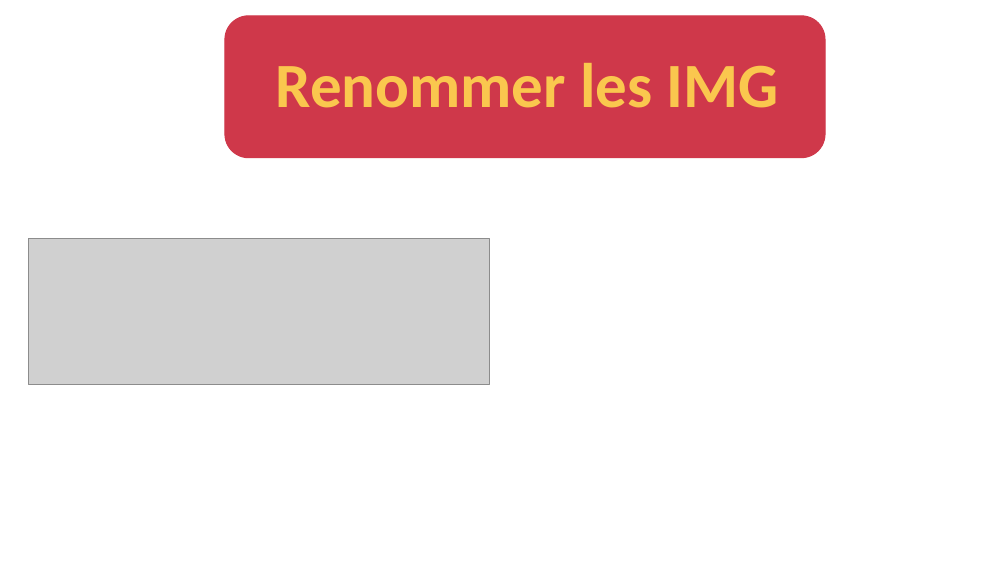
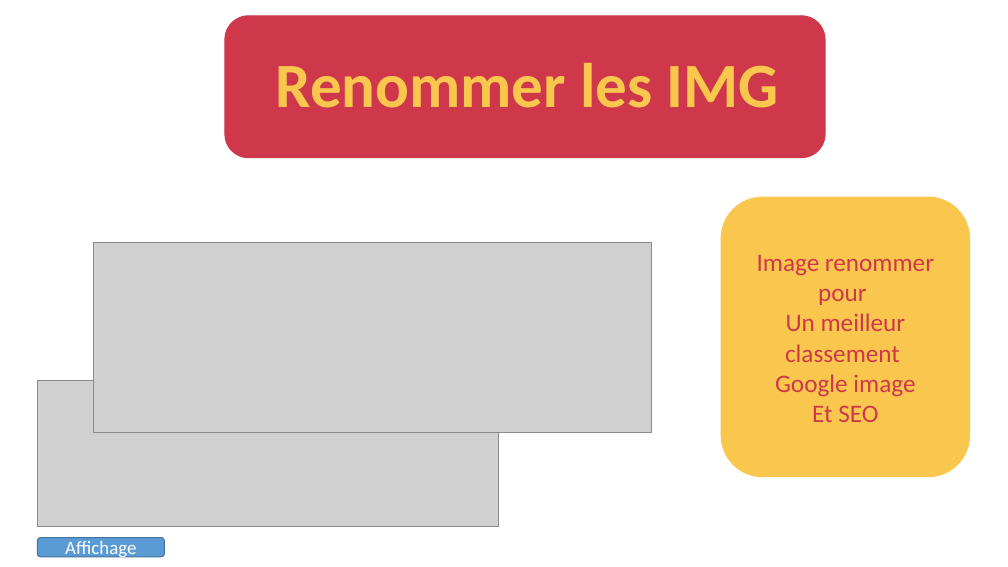
Before and after one commit to devfredgithub/CHOUETTEAGENCE, a slide deck: slide 8 of chouette agence [Enregistrement automatique].pptx (slide 7 before the commit). Drawn at 1008x567 pixels with LibreOffice and Linux fonts; fonts in the diff are those of the drawing; grey boxes stand for pictures. Boxes give left, top, right and bottom in pixels: in the first picture for what was removed or moved away, otherwise in the second. Text is boxed around its words. In the diff, an @@ line names an element or a change of style, - is before the commit and + after.

```diff
--- a/chouette agence [Enregistrement automatique].pptx
+++ b/chouette agence [Enregistrement automatique].pptx
@@ rounded rectangle added at (721,197,970,477), fill #FAC74E, outline #FAC74E 1 pt, 24 pt, text #CF384A @@
+Image renommer pour
+Un meilleur classement
+Google image
+Et SEO
@@ picture added at (94,242,652,432) @@
@@ picture: place and size @@
-picture at (28,239,489,385)
+picture at (38,380,499,526)
@@ rounded rectangle added at (38,538,165,557), fill #5B9BD5, outline #43739E 1 pt, 18 pt, text #FFFFFF @@
+Affichage
```
Also in this commit, not shown: 10 other slides changed, 1 slide removed.
